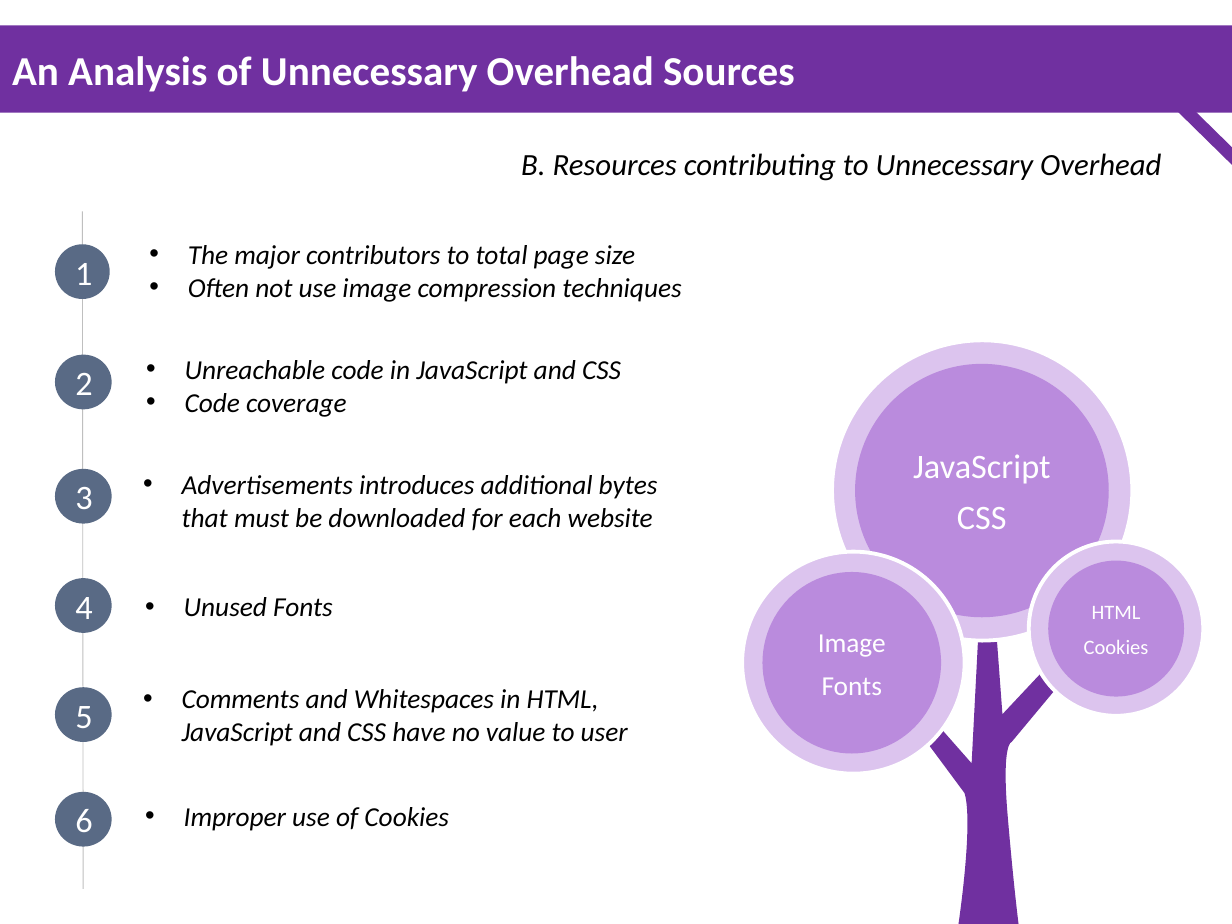
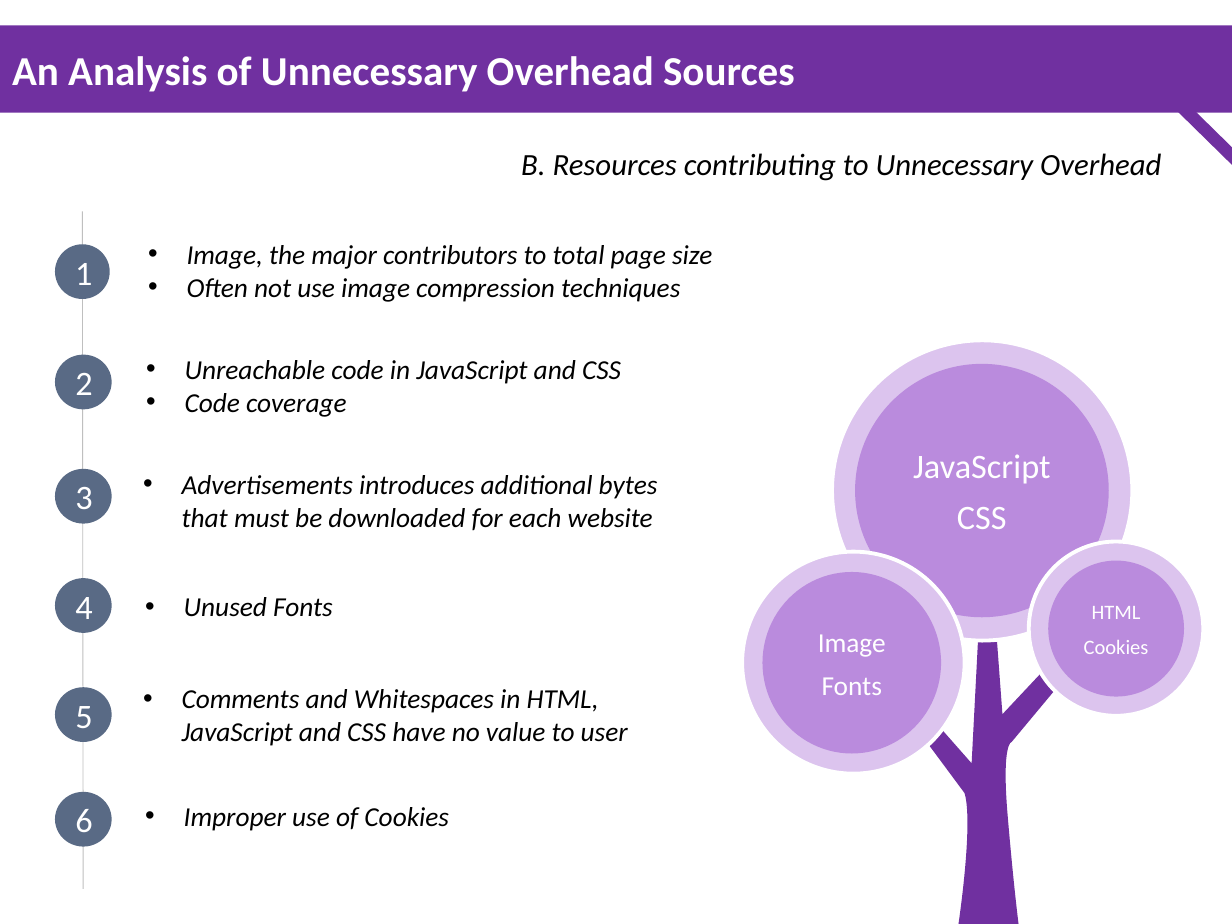
Before and after one commit to saxon17/Presentation, a slide deck: slide 5 of Mingwei_Wireless Network.ppt. Drawn at 1232x924 pixels with LibreOffice and Linux fonts; fonts in the diff are those of the drawing. Boxes give left, top, right and bottom in pixels: in the first picture for what was removed or moved away, otherwise in the second. Text is boxed around its words. In the diff, an @@ line names an element or a change of style, - is before the commit and + after.

Commit message:
Update Mingwei_Wireless Network

```diff
--- a/Mingwei_Wireless Network.ppt
+++ b/Mingwei_Wireless Network.ppt
@@ text at (187,245,712,269): text changed @@
-• The major contributors to total page size
+• Image, the major contributors to total page size
```
